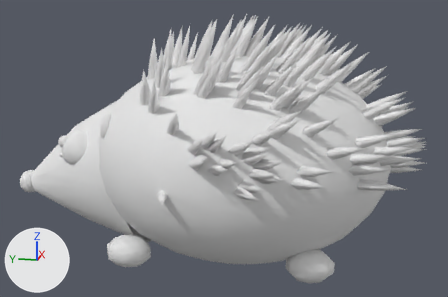
The FBX model unity/Assets/Art/Models/Harinezumi.fbx as it was, and as the next commit left it.
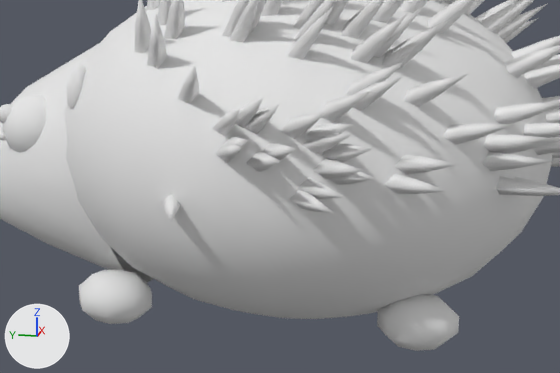
Each version is shown whole from a 50 mm camera at (-4.67, -1.05, 1.98) aimed at (0.01, -0.12, 0.8), then close up on the part from 13% to 88% of the width and 25% to 100% of the height. The axes (+X, +Y, +Z) are drawn at lower left. The lights are the same throughout. The older version's two pictures come first. Where no turn or scale is listed for an object, it has been applied to the vertices.

In view in the first close-up: 'Harinezumi'.
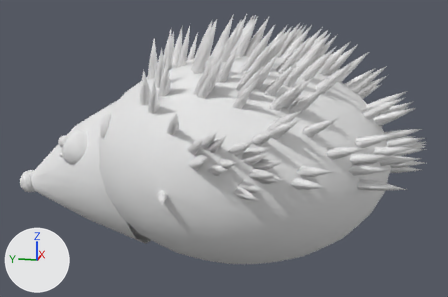
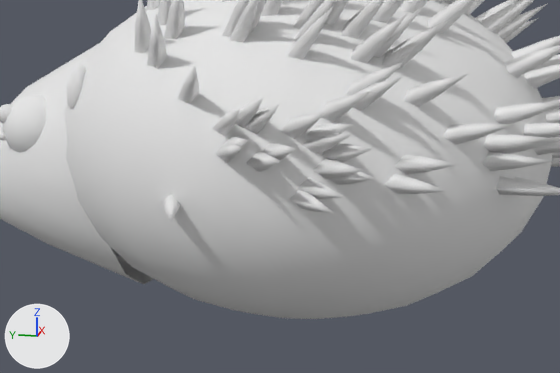
The newer file is also turned or shifted as a whole; pictures and numbers use the older file's frame.

Location of each change, [x1, y1, x2, y2] in pixels of the close-ups (560 x 373 px):
'Harinezumi', reshaped: before [0, 0, 560, 351]; after [0, 0, 560, 319]
part 1 of me_harinezumi, deleted: before [79, 269, 152, 324]
part 2 of me_harinezumi, deleted: before [377, 294, 459, 351]
part 3 of me_harinezumi, edited (looks the same): [78, 198, 543, 319] in both

The edits, one by one:
me_harinezumi is used by ob_harinezumi; location (0.0, 0.0, 0.0).
me_harinezumi had 2622 vertices, 2540 faces and spanned x -1.2..1.22, y -1.66..1.66, z -0.05..1.85.
me_harinezumi now has 2486 vertices, 2380 faces and spans x -1.2..1.22, y -1.66..1.66, z -0.05..1.85.
me_harinezumi part 1: the loose piece of 34 vertices spanning x -0.68..-0.42, y 0.33..0.67, z 0.0..0.24 is deleted.
me_harinezumi part 2: the loose piece of 34 vertices spanning x -0.68..-0.42, y -1.02..-0.68, z 0.0..0.24 is deleted.
me_harinezumi part 3: 132 kept faces spanning x -0.97..0.97, y -1.36..0.86, z -0.05..0.57 get new vertex colours; the middle colour goes from brown #8a6a52 to beige #c9b29a.
Other edits to the shape of me_harinezumi do not show in these pictures.
